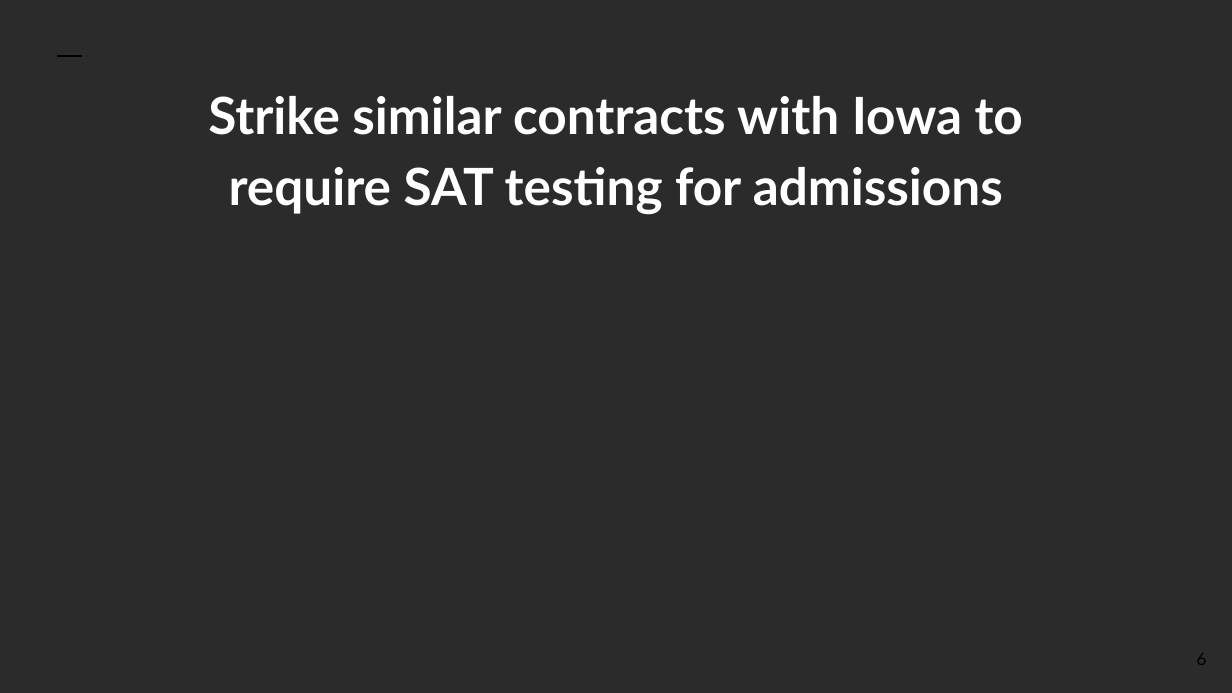
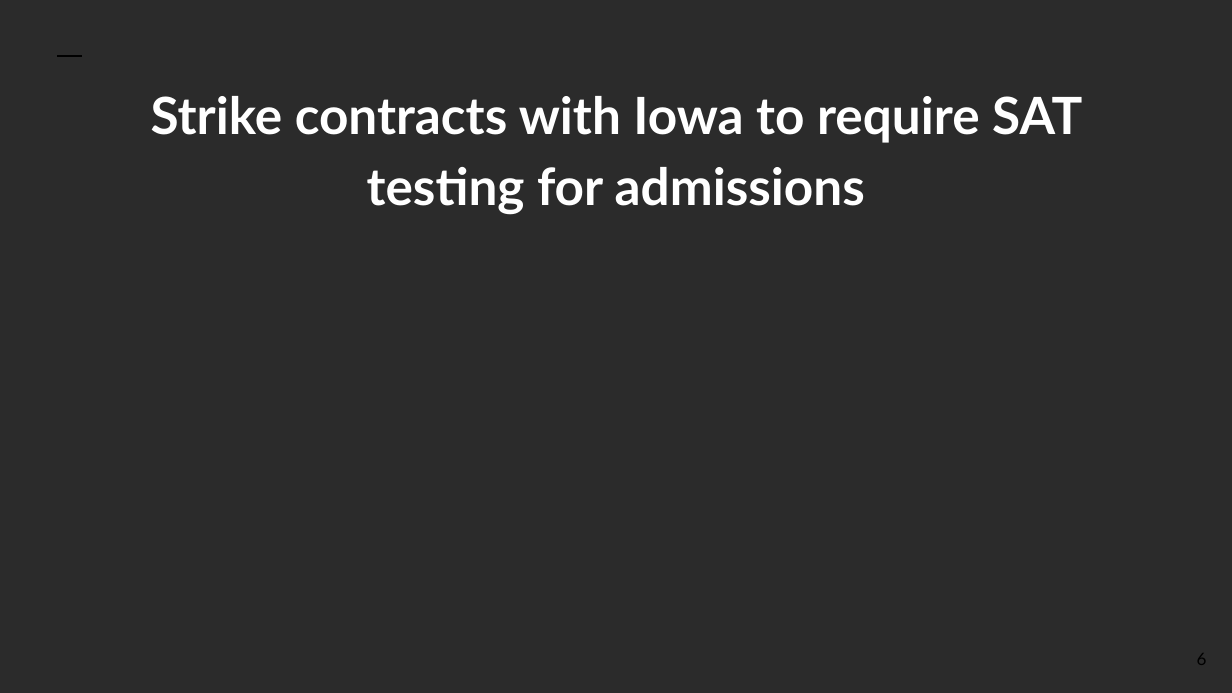
Before and after one commit to albinwan/general-assembly-projects, a slide deck: slide 6 of Project_1/presentation/project_1.pptx. Drawn at 1232x693 pixels with LibreOffice and Linux fonts; fonts in the diff are those of the drawing; background and template pictures are left out; a plain dark background stands for a picture behind light text. Boxes give left, top, right and bottom in pixels: in the first picture for what was removed or moved away, otherwise in the second. Text is boxed around its words. In the diff, an @@ line names an element or a change of style, - is before the commit and + after.

Commit message:
Minor correction in slide.

```diff
--- a/Project_1/presentation/project_1.pptx
+++ b/Project_1/presentation/project_1.pptx
@@ text at [151, 96, 1082, 215]: text changed @@
-Strike similar contracts with Iowa to require SAT testing for admissions
+Strike contracts with Iowa to require SAT testing for admissions
```
